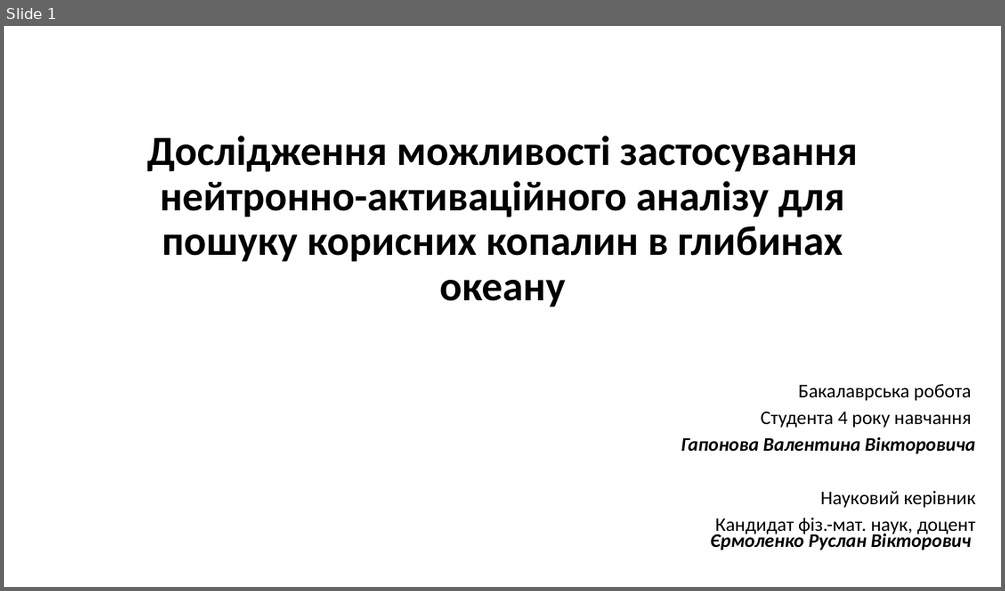
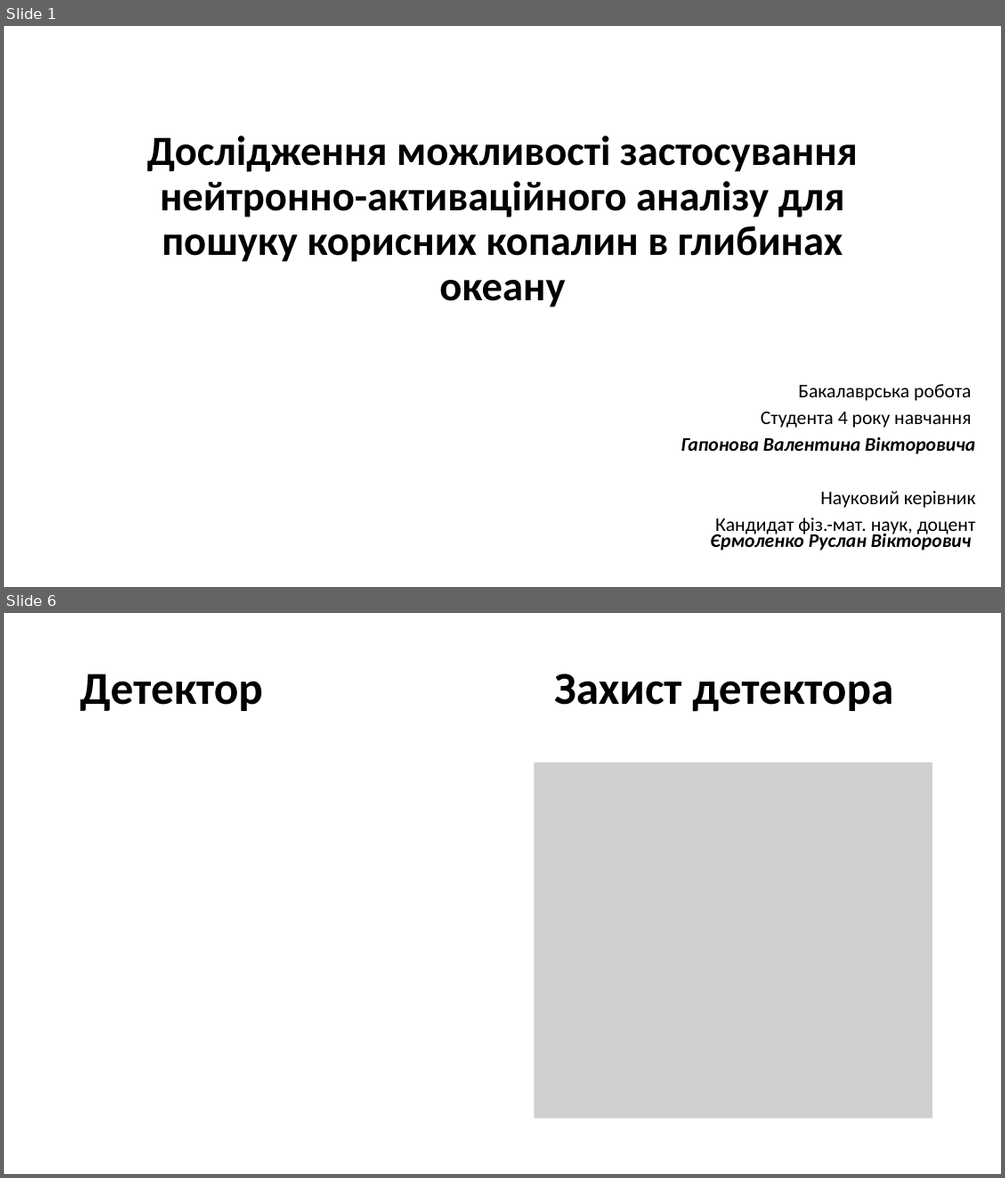
Before and after one commit to npd2020/diploms, a slide deck: v.haponov/Presentation/Valentyn_Haponov.pptx. Shown one above the other, each under a label of ours: slide 1 before the commit, slides 1 and 6 after it; the slides between them are not shown. The pictures are 1005x591 and 1005x1178 pixels, drawn with LibreOffice and Linux fonts; fonts in the diff are those of the drawing; grey boxes stand for pictures. Boxes give left, top, right and bottom in pixels: in the first picture for what was removed or moved away, otherwise in the second. Text is boxed around its words. In the diff, an @@ line names an element or a change of style, - is before the commit and + after.

```diff
--- a/v.haponov/Presentation/Valentyn_Haponov.pptx
+++ b/v.haponov/Presentation/Valentyn_Haponov.pptx
@@ slide 6 added at <box>4,613,1001,1174</box>, background #FFFFFF @@
@@ title added at <box>80,674,263,711</box>, 44 pt, text #000000, bold @@
+Детектор
@@ text added at <box>554,674,893,712</box>, 44 pt, text #000000, bold @@
+Захист детектора
@@ picture added at <box>534,763,933,1119</box> @@
```
Also in this commit, not shown: 3 slides changed, 3 other slides added, 3 slides removed.
